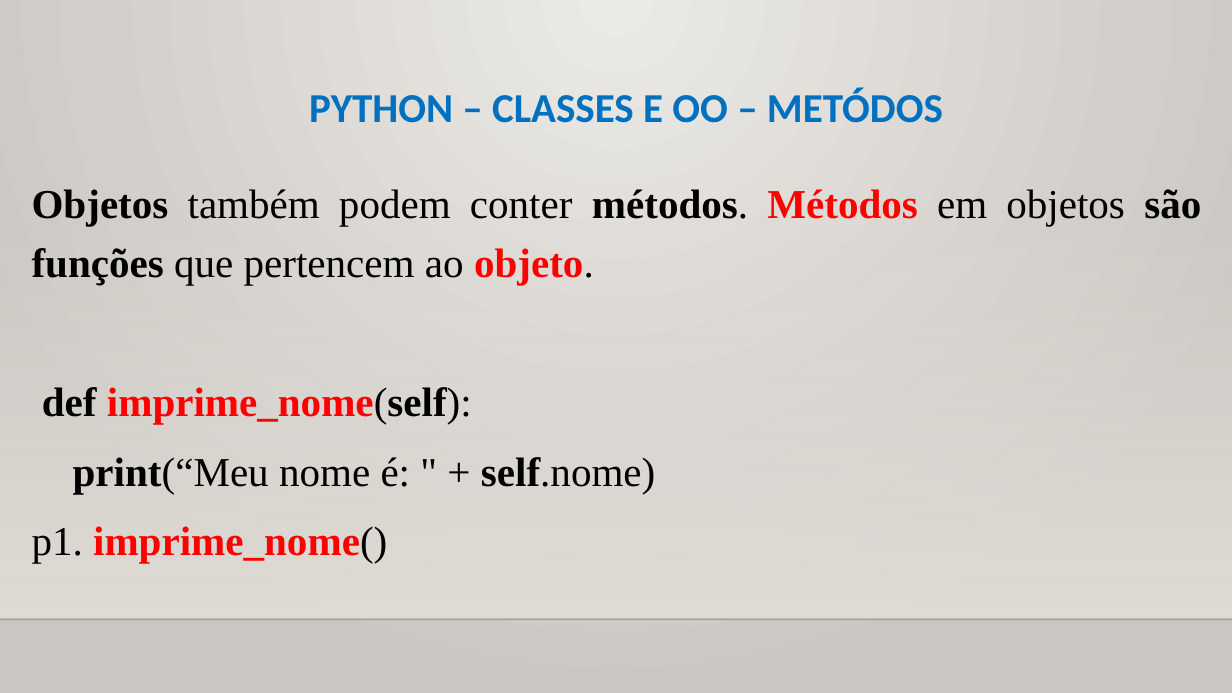
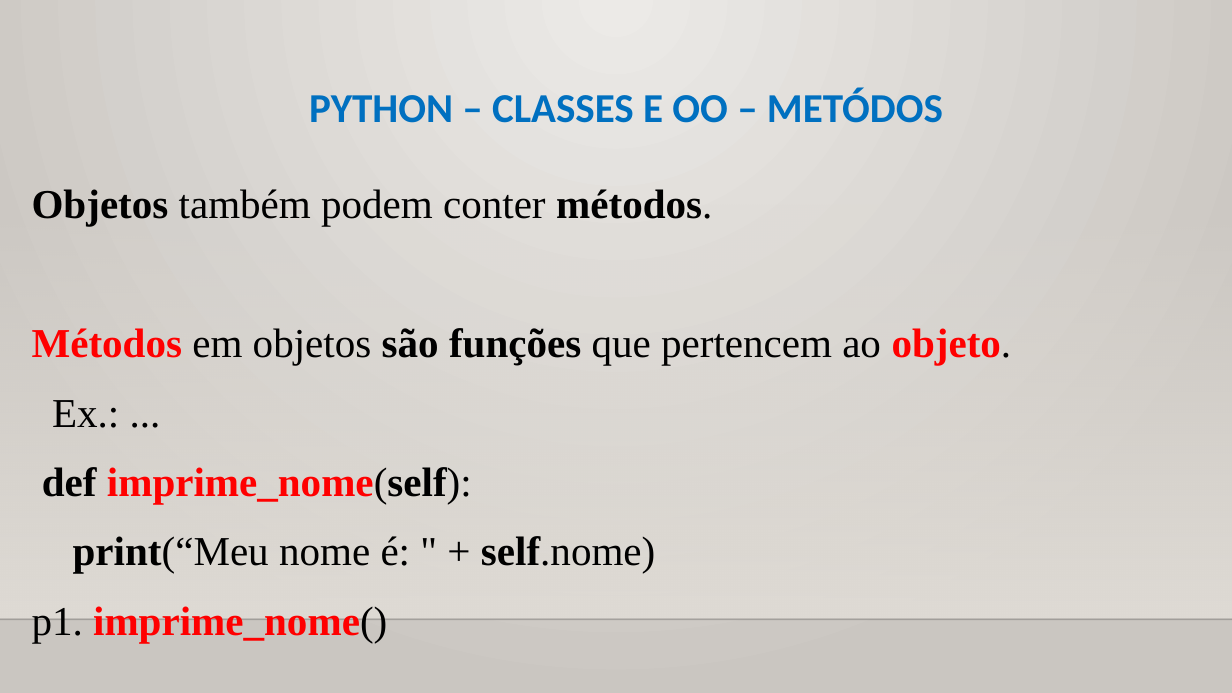
Before and after one commit to CloudEducationBrazil/WydenUniRuyPythonRAD, a slide deck: slide 9 of 01 Classes/Aula 11 RAD Python - Classes - Orientação a Objetos.pptx (slide 8 before the commit). Drawn at 1232x693 pixels with LibreOffice and Linux fonts; fonts in the diff are those of the drawing; background and template pictures are left out. Boxes give left, top, right and bottom in pixels: in the first picture for what was removed or moved away, otherwise in the second. Text is boxed around its words. In the diff, an @@ line names an element or a change of style, - is before the commit and + after.

```diff
--- a/01 Classes/Aula 11 RAD Python - Classes - Orientação a Objetos.pptx
+++ b/01 Classes/Aula 11 RAD Python - Classes - Orientação a Objetos.pptx
@@ text at (x1=32, y1=189, x2=1012, y2=428): text changed @@
-Objetos também podem conter métodos. Métodos em objetos são funções que pertencem ao objeto.
+Objetos também podem conter métodos.
+Métodos em objetos são funções que pertencem ao objeto.
+Ex.: ...
```
Also in this commit, not shown: 6 other slides changed.
